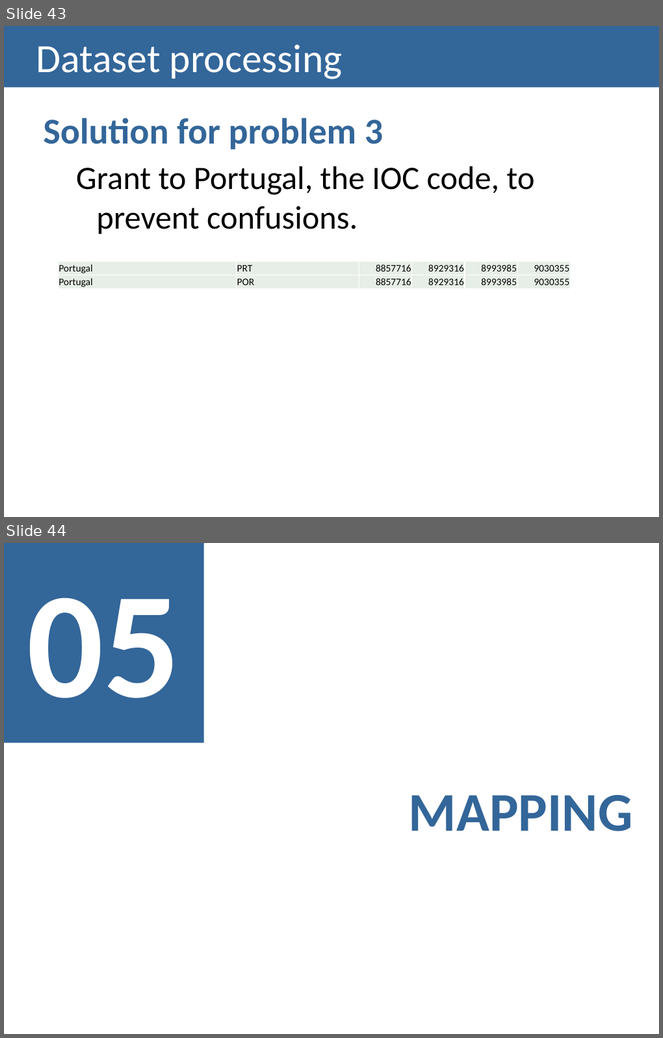
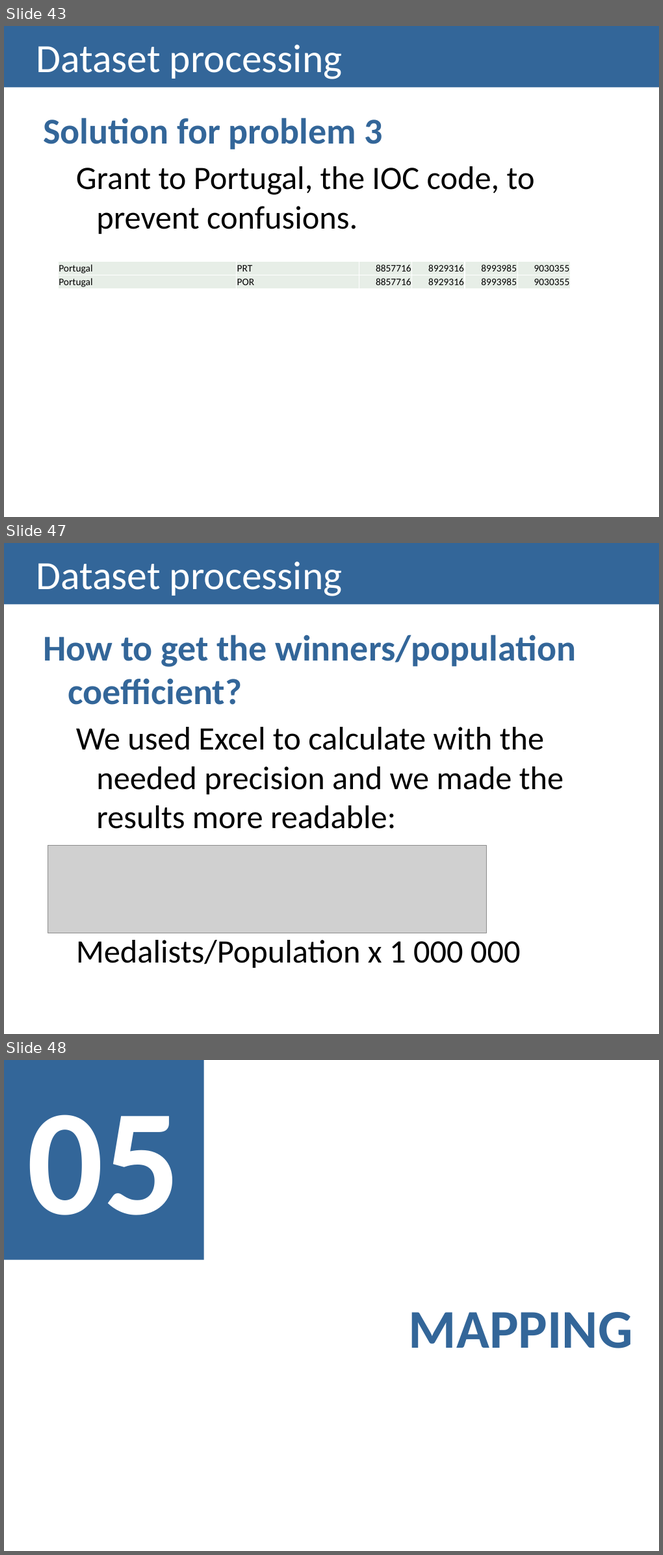
Before and after one commit to carboned4/V_I_2015_1, a slide deck: checkpoint2/G01A - Checkpoint2 Presentation.pptx. Shown one above the other, each under a label of ours: slides 43 and 44 before the commit, slides 43, 47 and 48 after it; the slides between them are not shown. The pictures are 663x1038 and 663x1555 pixels, drawn with LibreOffice and Linux fonts; fonts in the diff are those of the drawing; grey boxes stand for pictures. Boxes give left, top, right and bottom in pixels: in the first picture for what was removed or moved away, otherwise in the second. Text is boxed around its words. In the diff, an @@ line names an element or a change of style, - is before the commit and + after.

```diff
--- a/checkpoint2/G01A - Checkpoint2 Presentation.pptx
+++ b/checkpoint2/G01A - Checkpoint2 Presentation.pptx
@@ slide 47 added at (4,543,659,1034), background #FFFFFF @@
@@ title added at (4,543,659,605), fill #336699, 44 pt, text #FFFFFF @@
+Dataset processing
@@ text added at (43,635,577,968), 36 pt, text #000000 @@
+How to get the winners/population coefficient?
+  We used Excel to calculate with the needed precision and we made the results more readable:
+  Medalists/Population x 1 000 000
@@ picture added at (48,846,486,934) @@
@@ what was slide 44 is now slide 48 @@
```
Also in this commit, not shown: 3 other slides added, 1 other file.
